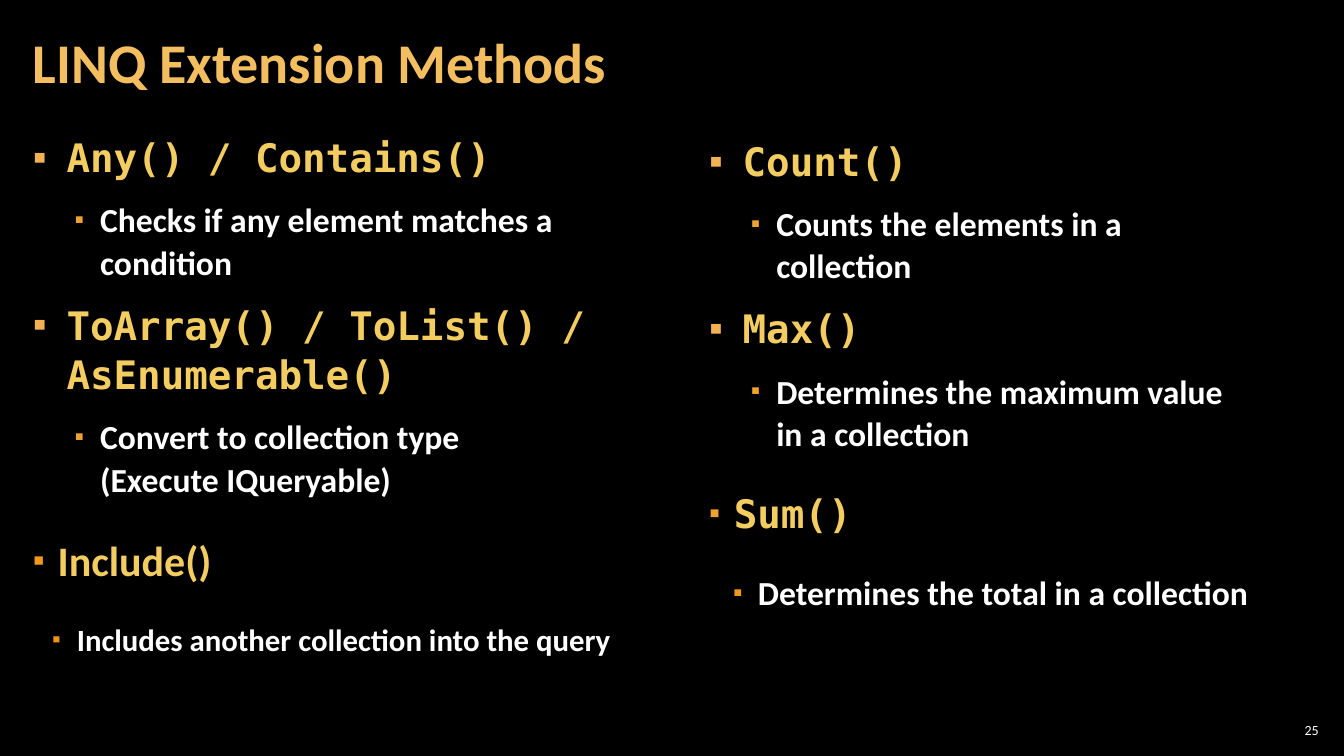
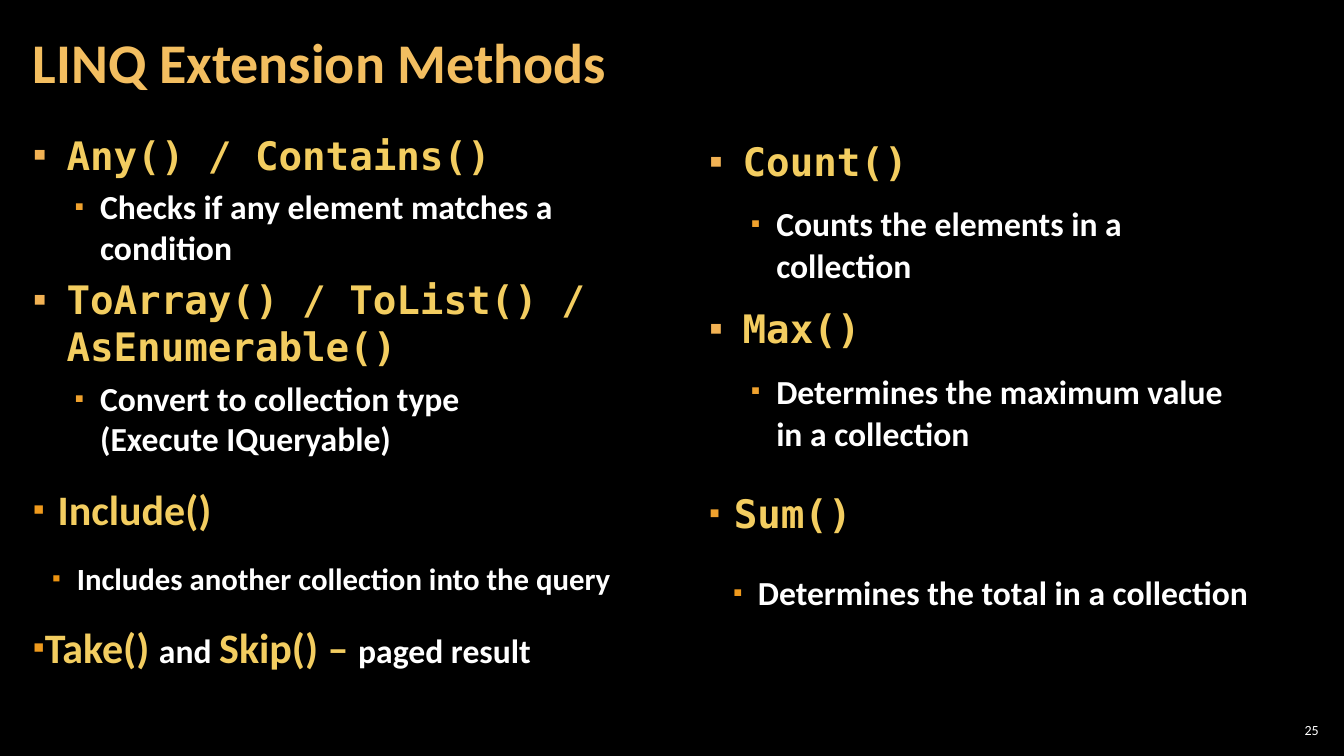
Before and after one commit to aspdotnetgabs/sharpdevelopwebapi, a slide deck: slide 25 of __OOP_Entity-Framework.pptx. Drawn at 1344x756 pixels with LibreOffice and Linux fonts; fonts in the diff are those of the drawing; background and template pictures are left out. Boxes give left, top, right and bottom in pixels: in the first picture for what was removed or moved away, otherwise in the second. Text is boxed around its words. In the diff, an @@ line names an element or a change of style, - is before the commit and + after.

```diff
--- a/__OOP_Entity-Framework.pptx
+++ b/__OOP_Entity-Framework.pptx
@@ text at <box>58,138,610,595</box>: line spacing 1.05 to 1; less space between paragraphs @@
@@ text at <box>45,632,531,670</box>: paragraph added @@
+    ▪ Take() and Skip() – paged result
```
Also in this commit, not shown: 1 other slide changed, 24 other files.
